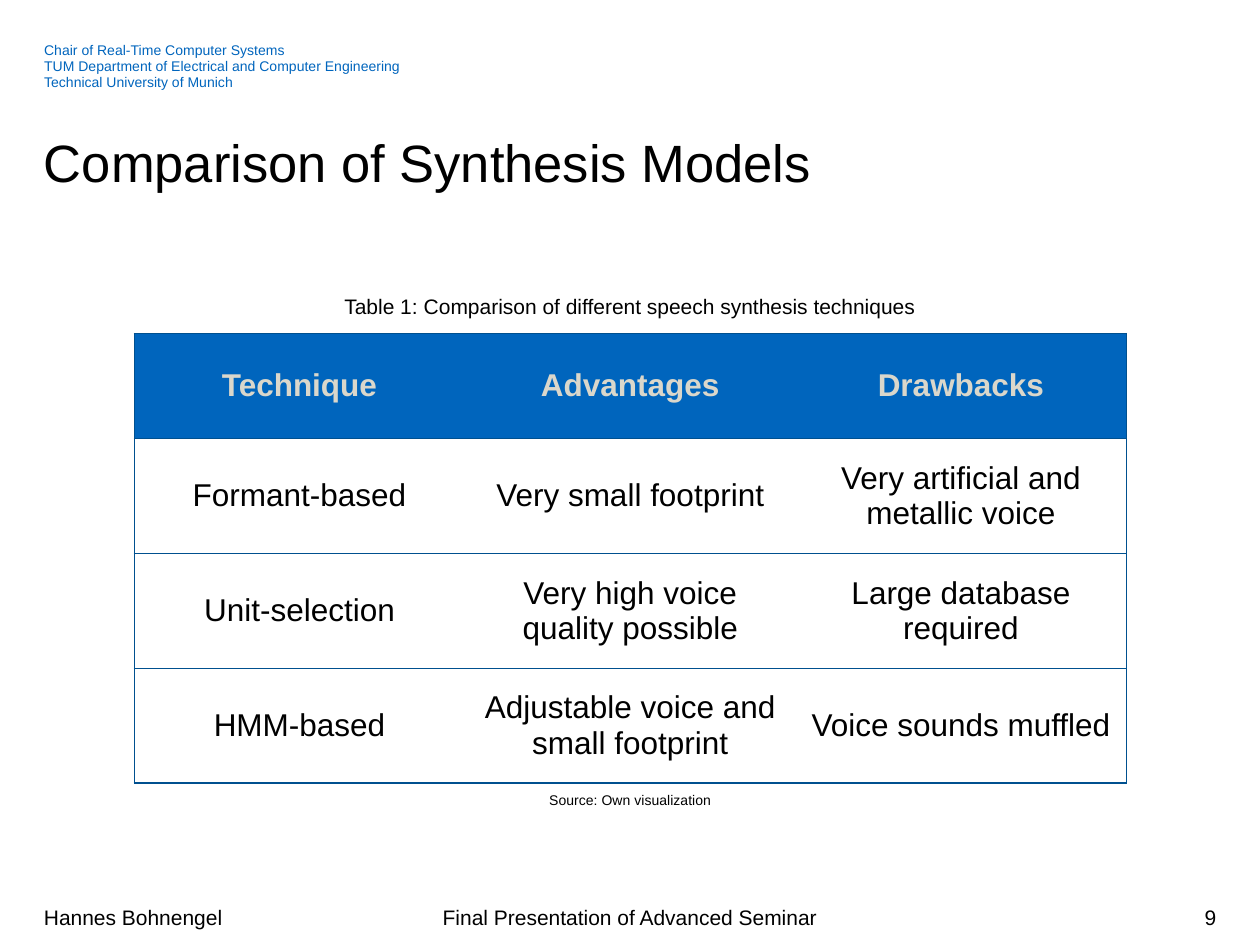
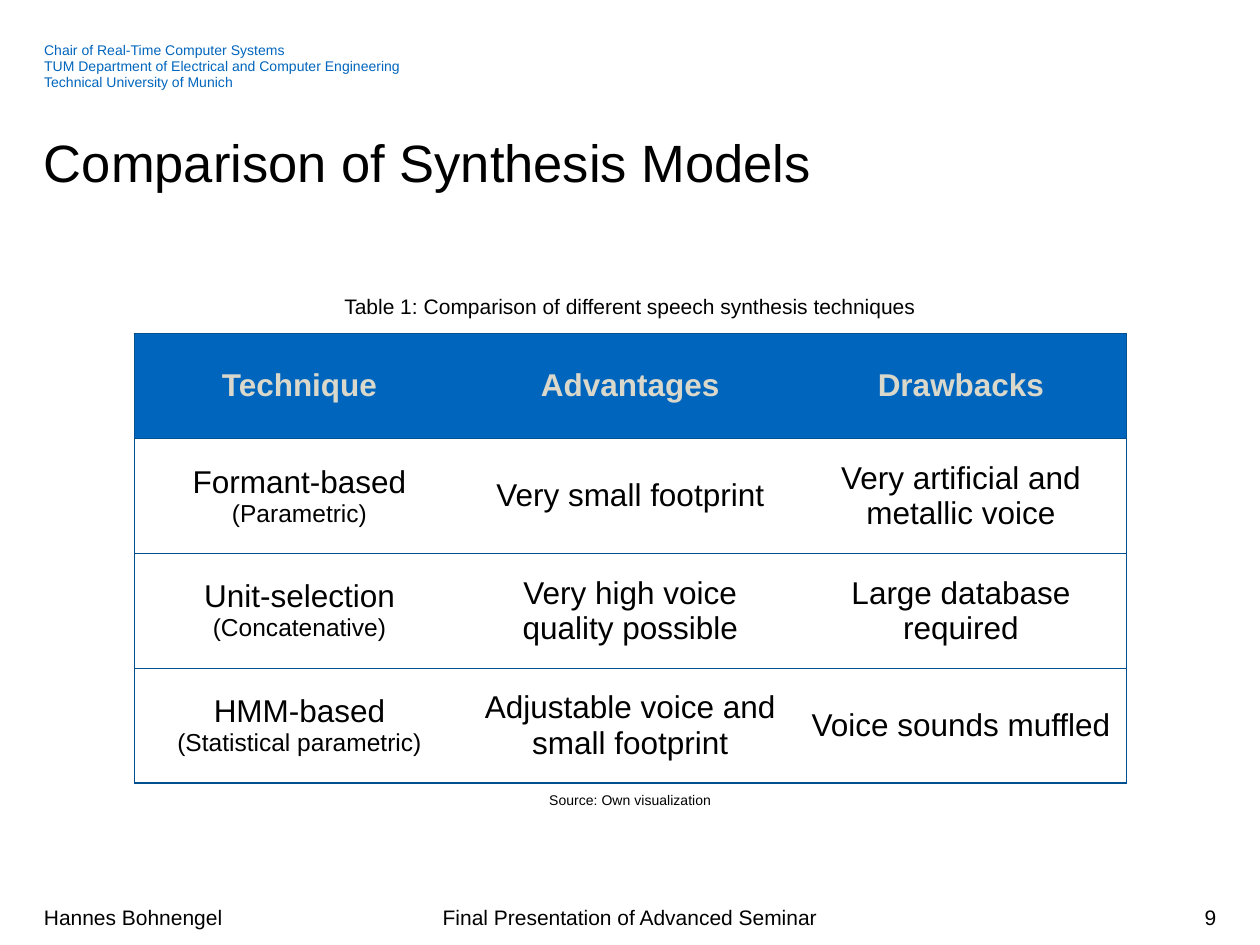
Before and after one commit to hannesb0/deeplearning, a slide deck: slide 9 of pres/Final_Presentation_V02.pptx. Drawn at 1260x945 pixels with LibreOffice and Linux fonts; fonts in the diff are those of the drawing; background and template pictures are left out. Boxes give left, top, right and bottom in pixels: in the first picture for what was removed or moved away, otherwise in the second. Text is boxed around its words. In the diff, an @@ line names an element or a change of style, - is before the commit and + after.

```diff
--- a/pres/Final_Presentation_V02.pptx
+++ b/pres/Final_Presentation_V02.pptx
@@ table at bbox=[134, 334, 1124, 784] @@
-row 2, column 1: Formant-based
+row 2, column 1: Formant-based / (Parametric)
-row 3, column 1: Unit-selection
+row 3, column 1: Unit-selection / (Concatenative)
-row 4, column 1: HMM-based
+row 4, column 1: HMM-based / (Statistical parametric)
```
Also in this commit, not shown: 5 other slides changed, 2 slides added, 1 slide removed, 4 other files.
